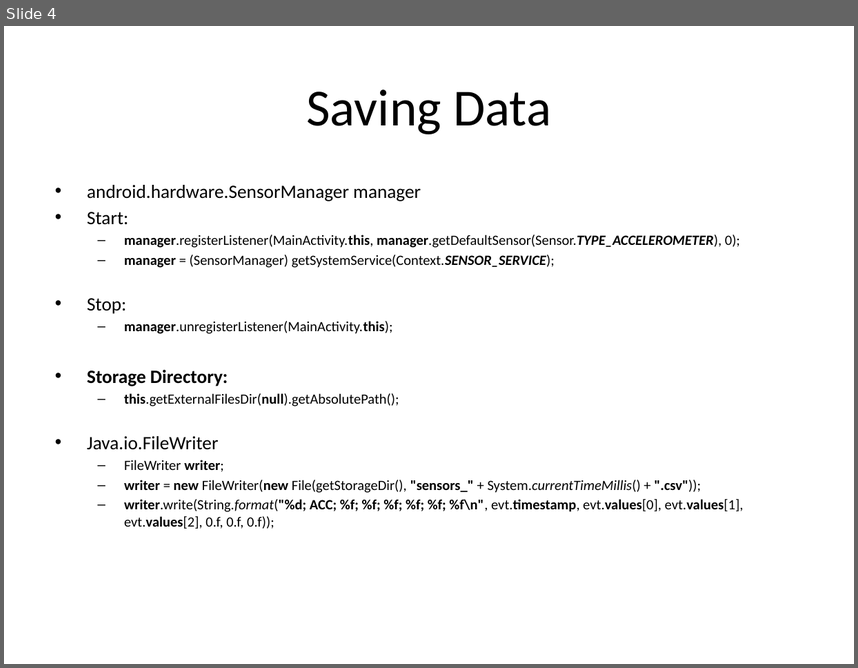
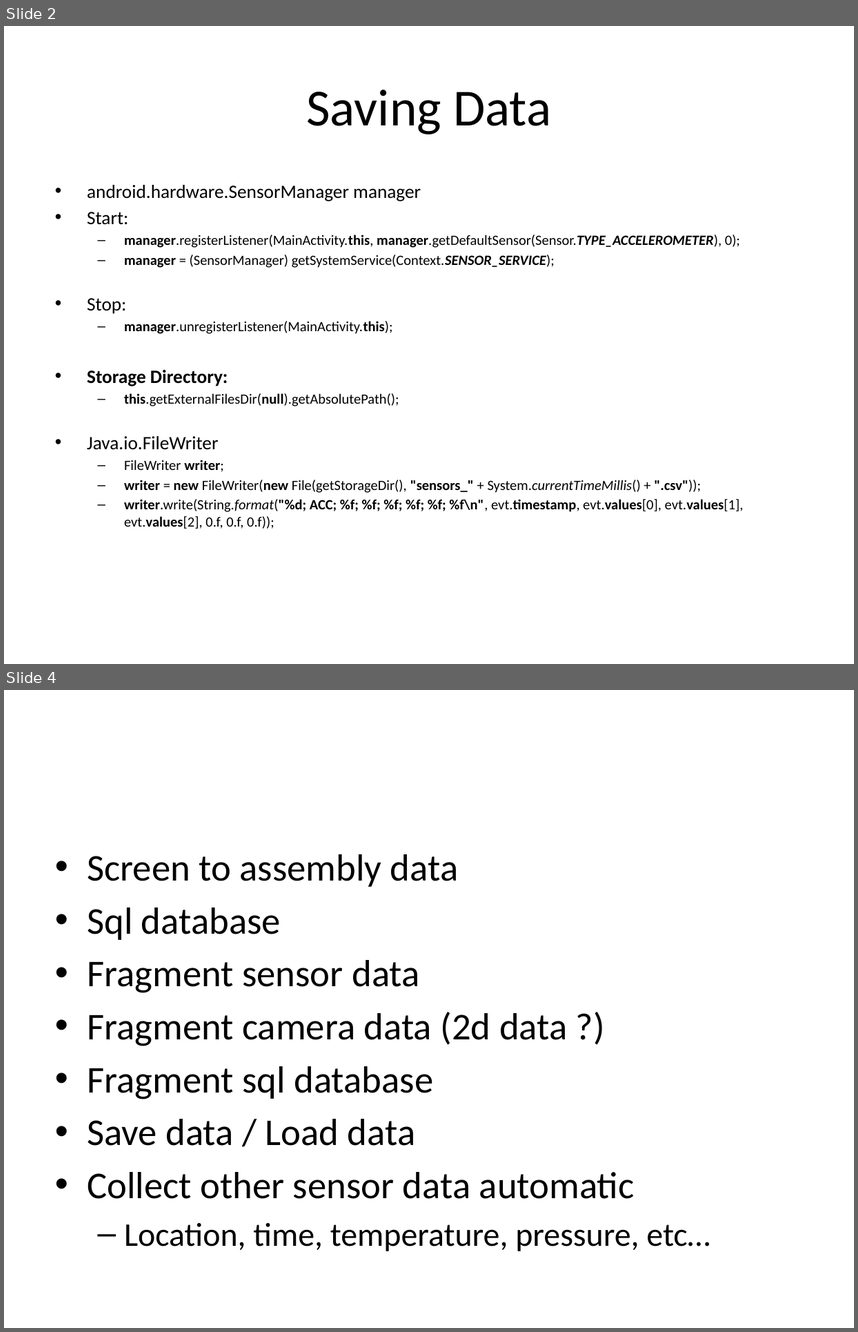
Before and after one commit to DirectionAndMagnitude/BlueCube, a slide deck: AppDevelopment.pptx. Shown one above the other, each under a label of ours: slide 4 before the commit, slides 2 and 4 after it; the slides between them are not shown. The pictures are 858x668 and 858x1332 pixels, drawn with LibreOffice and Linux fonts; fonts in the diff are those of the drawing. Boxes give left, top, right and bottom in pixels: in the first picture for what was removed or moved away, otherwise in the second. Text is boxed around its words. In the diff, an @@ line names an element or a change of style, - is before the commit and + after.

Commit message:
Updating New_Study
Updating New_Study approach to build data bases

```diff
--- a/AppDevelopment.pptx
+++ b/AppDevelopment.pptx
@@ slide 4 added at (x1=4, y1=690, x2=854, y2=1328), background #FFFFFF @@
@@ text added at (x1=87, y1=854, x2=710, y2=1251), 32 pt, text #000000 @@
+• Screen to assembly data
+• Sql database
+• Fragment sensor data
+• Fragment camera data (2d data ?)
+• Fragment sql database
+• Save data / Load data
+• Collect other sensor data automatic
+  – Location, time, temperature, pressure, etc…
@@ what was slide 4 is now slide 2 @@
```
Also in this commit, not shown: 1 other slide added, 3 slides removed, 25 other files.
